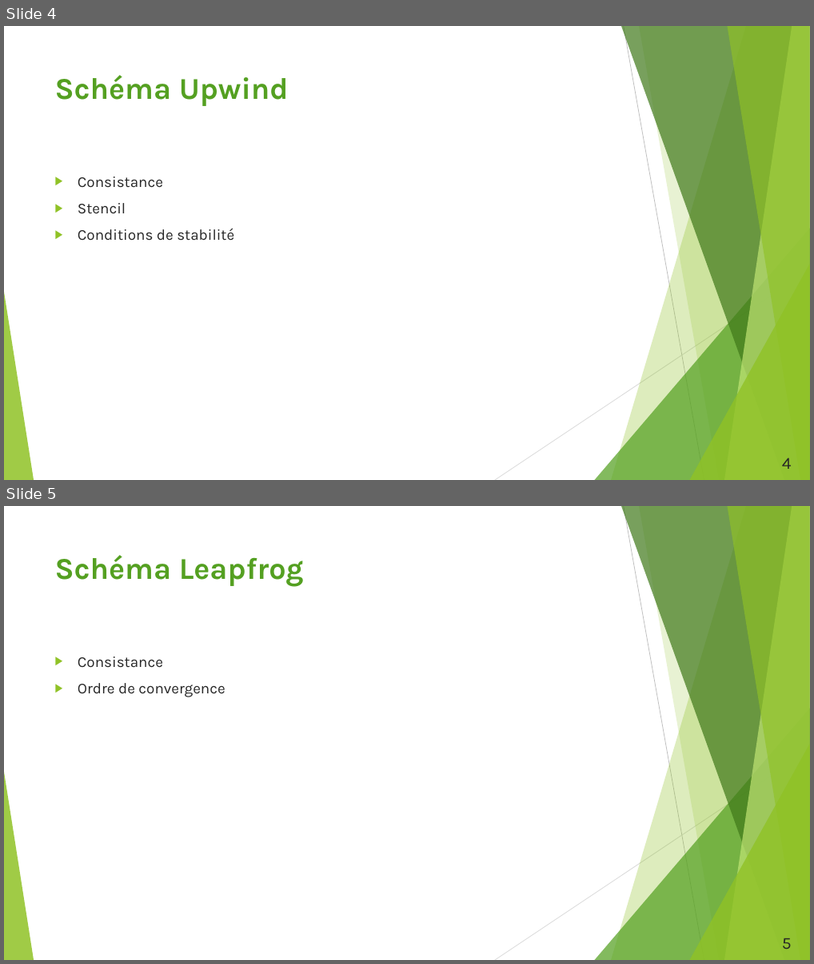
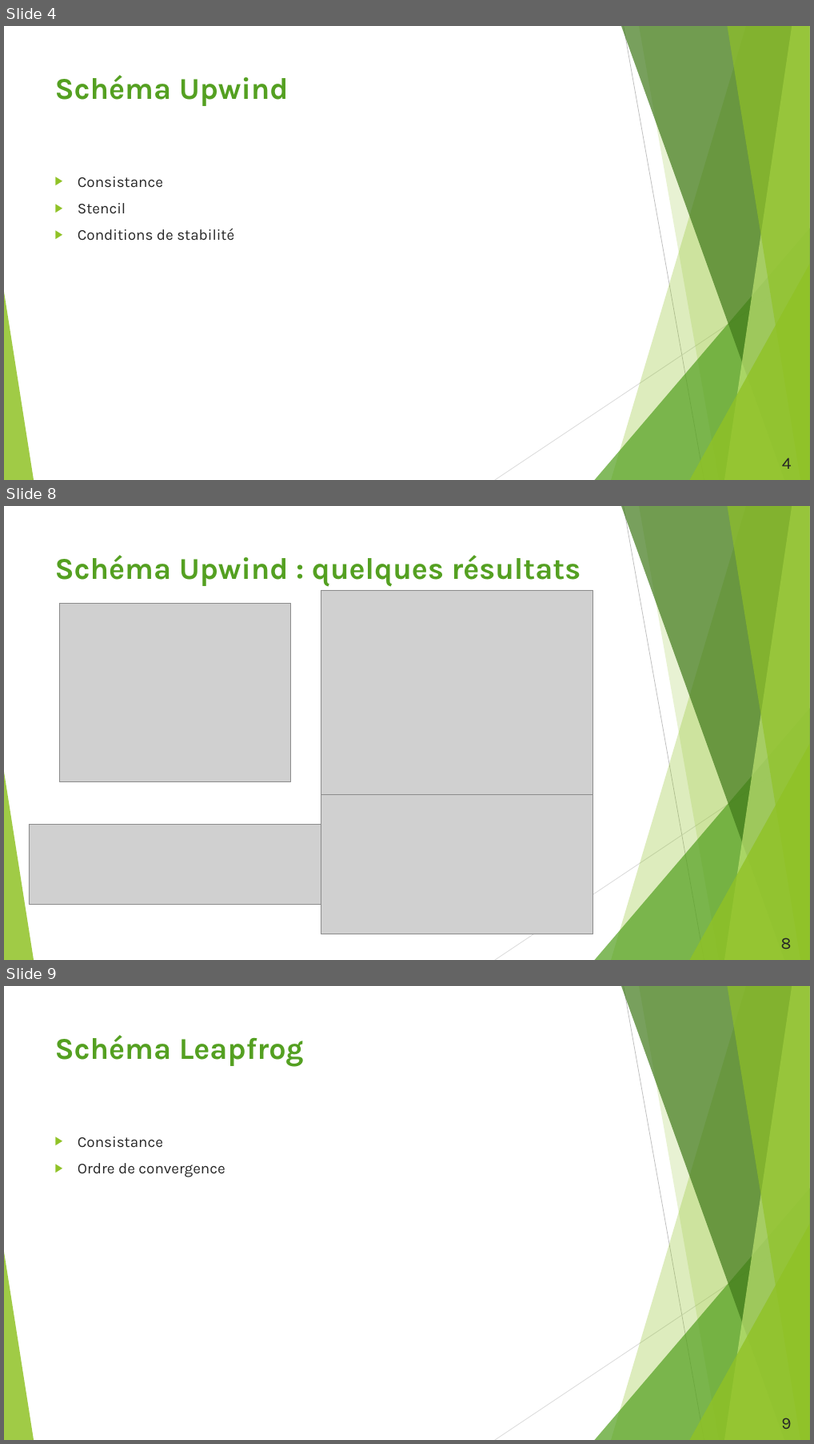
Before and after one commit to duynslaeger/projet_simulation_physique_Swift_Hohenberg, a slide deck: Présentation_LPHYS1303.pptx. Shown one above the other, each under a label of ours: slides 4 and 5 before the commit, slides 4, 8 and 9 after it; the slides between them are not shown. The pictures are 814x964 and 814x1444 pixels, drawn with LibreOffice and Linux fonts; fonts in the diff are those of the drawing; grey boxes stand for pictures. Boxes give left, top, right and bottom in pixels: in the first picture for what was removed or moved away, otherwise in the second. Text is boxed around its words. In the diff, an @@ line names an element or a change of style, - is before the commit and + after.

```diff
--- a/Présentation_LPHYS1303.pptx
+++ b/Présentation_LPHYS1303.pptx
@@ slide 8 added at bbox=[4, 506, 810, 960], background #FFFFFF; not listed: 10 template elements that a slide beside it also shows @@
@@ title added at bbox=[55, 555, 582, 587], 36 pt, text #54A021, bold @@
+Schéma Upwind : quelques résultats
@@ picture added at bbox=[321, 590, 594, 795] @@
@@ picture added at bbox=[59, 603, 290, 781] @@
@@ picture added at bbox=[321, 795, 594, 934] @@
@@ picture added at bbox=[29, 824, 321, 904] @@
@@ page number added at bbox=[782, 937, 792, 948], 20 pt, text #262626 @@
+8
@@ what was slide 5 is now slide 9 @@
@@ page number at bbox=[782, 1417, 791, 1428]: text changed @@
-5
+9
```
Also in this commit, not shown: 3 other slides added.
